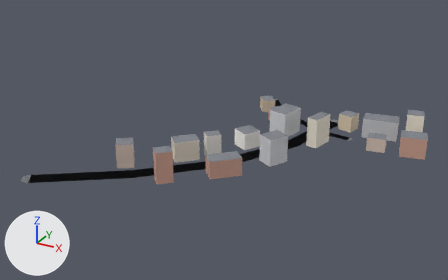
Renders of the glTF model apps/client/public/cities/moscow_synth/tiles/-1_1.glb from each side of a commit.
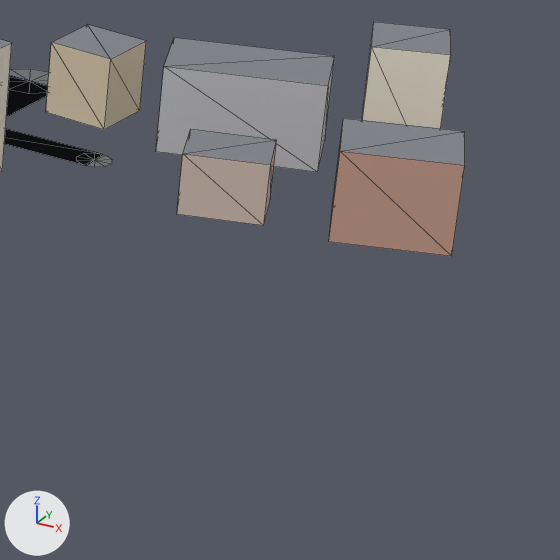
Old and new are each drawn whole from a camera (50 mm lens) standing at (102.0, -869.0, 254.0) and looking at (-162.0, -389.0, 14.0) and again close up on the part from 73% to 100% of the width and 37% to 80% of the height. The axes (+X, +Y, +Z) are drawn at lower left. The lights are the same throughout. The last two pictures show the newer version. The close-ups show mesh edges as thin lines. Vertices at exactly the same position are counted once.

The older version as bpy lines, for what is in view:
```python
me_mesh_0 = bpy.data.meshes.new('Mesh_0')
me_mesh_0.from_pydata(...)  # 216 vertices, 236 faces; spans x -295.0..12.0, y -528.0..-226.0, z 0.0..30.0
# faces by material slot: [76, 128, 32]
me_mesh_0.materials.append(mat_road)
me_mesh_0.materials.append(mat_facade)
me_mesh_0.materials.append(mat_roof)
ob_mesh_0 = bpy.data.objects.new('Mesh_0', me_mesh_0)
ob_mesh_0.location = (0.0, 0.0, 0.0)
```
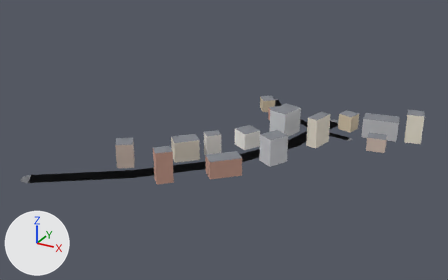
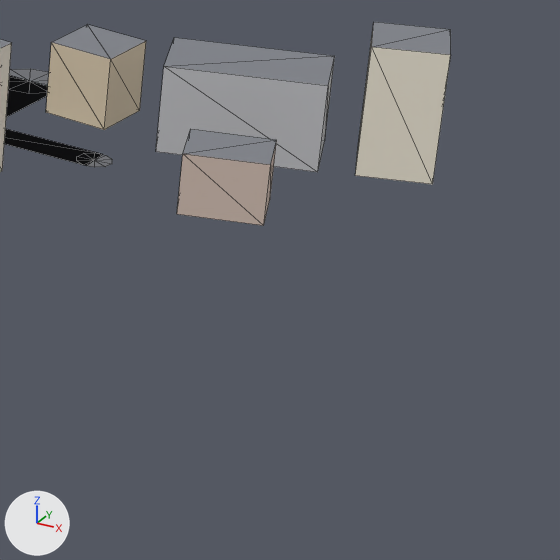
The newer file is also turned or shifted as a whole; pictures and numbers use the older file's frame.

What differs and where, as boxes (x1, y1, x2, y2) in the close-ups (560 x 560 px):
'Mesh_0', reshaped: before (0, 22, 465, 256); after (0, 22, 451, 226)
part 1 of me_mesh_0, deleted: before (329, 118, 465, 256)

The change, as a list of edits to the scene's bpy script:
```text
Change me_mesh_0:
    used by ob_mesh_0; location = (0.0, 0.0, 0.0)
    remove me_mesh_0.from_pydata(...)  # 216 vertices, 236 faces; spans x -295.0..12.0, y -528.0..-226.0, z 0.0..30.0
    add me_mesh_0.from_pydata(...)  # 208 vertices, 226 faces; spans x -295.0..0.0, y -528.0..-226.0, z 0.0..30.0
    me_mesh_0 part 1: the loose piece of 8 vertices spanning x -15.0..12.0, y -316.0..-293.0, z 0.0..20.0 is deleted
```
